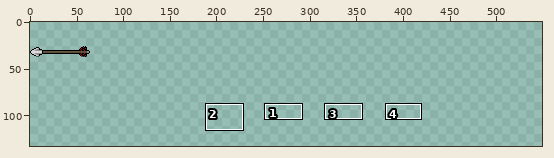
Sprite sheet -- The Seekers Way 0.2/Images/arrow.png. Above: a wide view before the commit, with the close-up outlined.
Close-up. Before:
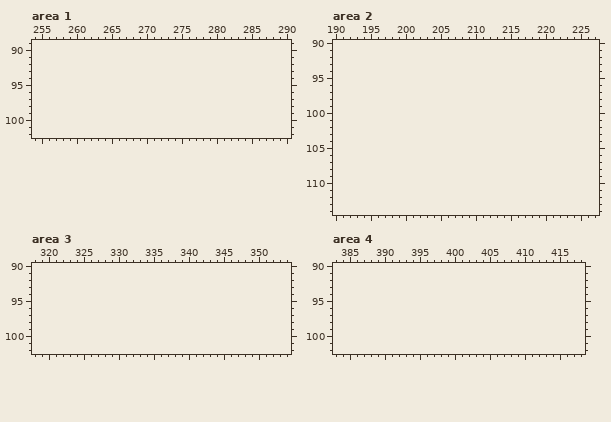
The file is 64x64 pixels. Pixels under 10% opacity are left out. Shown: area 1: x 254..290, y 89..102; area 2: x 190..227, y 90..114; area 3: x 318..354, y 90..102; area 4: x 383..418, y 90..102. The old version is drawn lined up with the new one, on the new canvas. The wide view leaves out empty margins. The commit also changed other parts of the picture, which this record leaves out.
And afterwards:
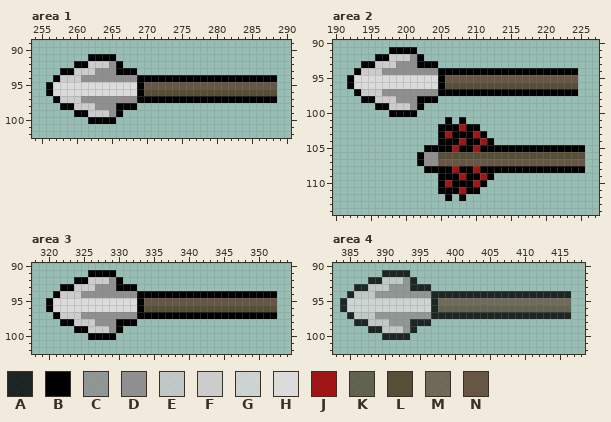
Palette (. is transparent): A #000000cc  B #000000  C #8f8f8fcc  D #8f8f8f  E #cccccccc  F #cccccc  G #dbdbdbcc  H #dbdbdb  J #a01515  K #564e37cc  L #564e37  M #675545cc  N #675545
Changes in this commit:
canvas 64x64 -> 704x192
Changed rows in their new state; - is an unchanged pixel.
Area 1:
first column x 256:
 91 ------BBBB-----------------------
 92 ----BBFFFDB----------------------
 93 --BBFFFDDDBBB--------------------
 94 -BFFFDDDDDDDDBBBBBBBBBBBBBBBBBBBB
 95 BHHHHHHHHHHHHBNNNNNNNNNNNNNNNNNNN
 96 BHHHHHHHHHHHHBLLLLLLLLLLLLLLLLLLL
 97 -BFFFDDDDDDDDBBBBBBBBBBBBBBBBBBBB
 98 --BBFFFDDDBBB--------------------
 99 ----BBFFFDB----------------------
100 ------BBBB-----------------------
Area 2:
first column x 192:
 91 ------BBBB------------------------
 92 ----BBFFFDB-----------------------
 93 --BBFFFDDDBBB---------------------
 94 -BFFFDDDDDDDDBBBBBBBBBBBBBBBBBBBB-
 95 BHHHHHHHHHHHHBNNNNNNNNNNNNNNNNNNN-
 96 BHHHHHHHHHHHHBLLLLLLLLLLLLLLLLLLL-
 97 -BFFFDDDDDDDDBBBBBBBBBBBBBBBBBBBB-
 98 --BBFFFDDDBBB---------------------
 99 ----BBFFFDB-----------------------
100 ------BBBB------------------------
101 --------------B-B-----------------
102 -------------BBBJBB---------------
103 -------------BJBBBJB--------------
104 -------------BBBJBBJB-------------
105 -----------BBBBJBBJBBBBBBBBBBBBBBB
106 ----------BDDLLLLLLLLLLLLLLLLLLLLL
107 ----------BDDNNNNNNNNNNNNNNNNNNNNN
108 -----------BBBBJBBJBBBBBBBBBBBBBBB
109 -------------BBBJBBJB-------------
110 -------------BJBBBJB--------------
111 -------------BBBJBB---------------
112 --------------B-B-----------------
Area 3:
first column x 320:
 91 ------BBBB-----------------------
 92 ----BBFFFDB----------------------
 93 --BBFFFDDDBBB--------------------
 94 -BFFFDDDDDDDDBBBBBBBBBBBBBBBBBBBB
 95 BHHHHHHHHHHHHBNNNNNNNNNNNNNNNNNNN
 96 BHHHHHHHHHHHHBLLLLLLLLLLLLLLLLLLL
 97 -BFFFDDDDDDDDBBBBBBBBBBBBBBBBBBBB
 98 --BBFFFDDDBBB--------------------
 99 ----BBFFFDB----------------------
100 ------BBBB-----------------------
Area 4:
first column x 384:
 91 ------AAAA-----------------------
 92 ----AAEEECA----------------------
 93 --AAEEECCCAAA--------------------
 94 -AEEECCCCCCCCAAAAAAAAAAAAAAAAAAAA
 95 AGGGGGGGGGGGGAMMMMMMMMMMMMMMMMMMM
 96 AGGGGGGGGGGGGAKKKKKKKKKKKKKKKKKKK
 97 -AEEECCCCCCCCAAAAAAAAAAAAAAAAAAAA
 98 --AAEEECCCAAA--------------------
 99 ----AAEEECA----------------------
100 ------AAAA-----------------------
